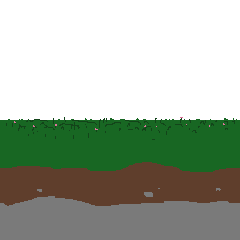
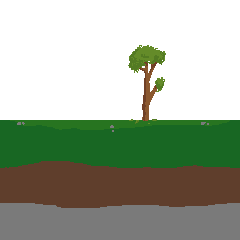
Layered file, before and after one edit (240 × 240). Changes by layer:
added layer "Layer 13" above "Layer 12" over [4, 45, 237, 208]
added layer "Layer 12" above "Layer 11" over [4, 45, 237, 208]
hid group "Layer 9" (2 layers) over [4, 64, 237, 208]
